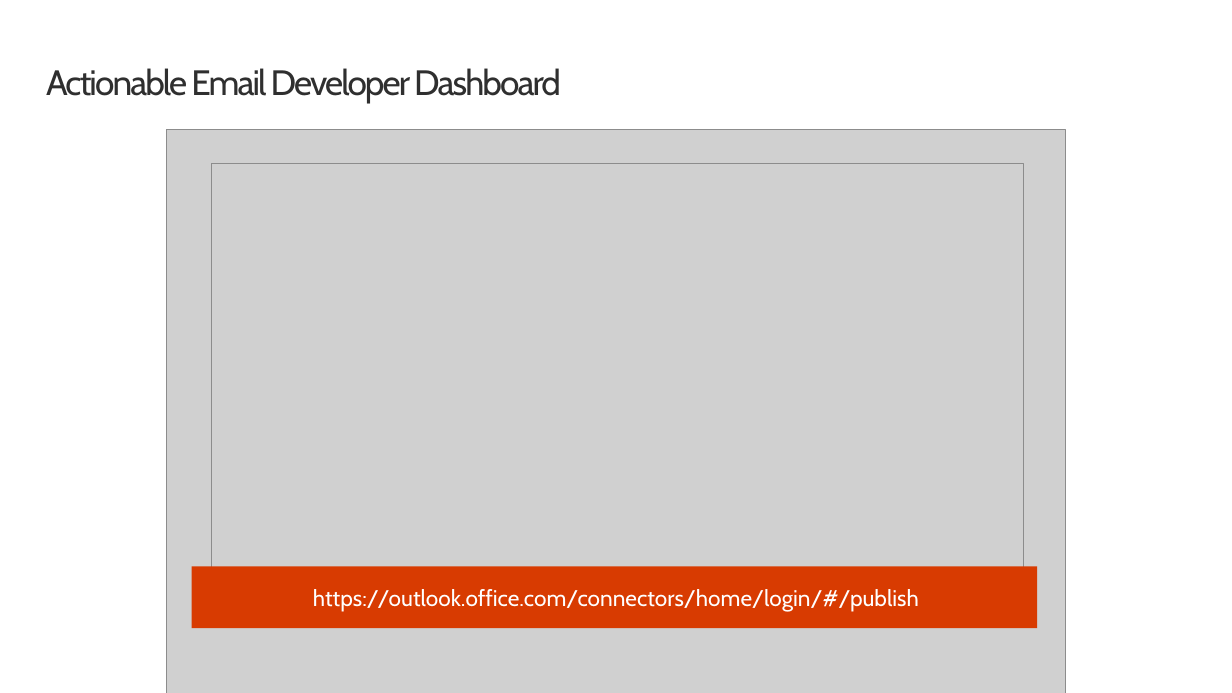
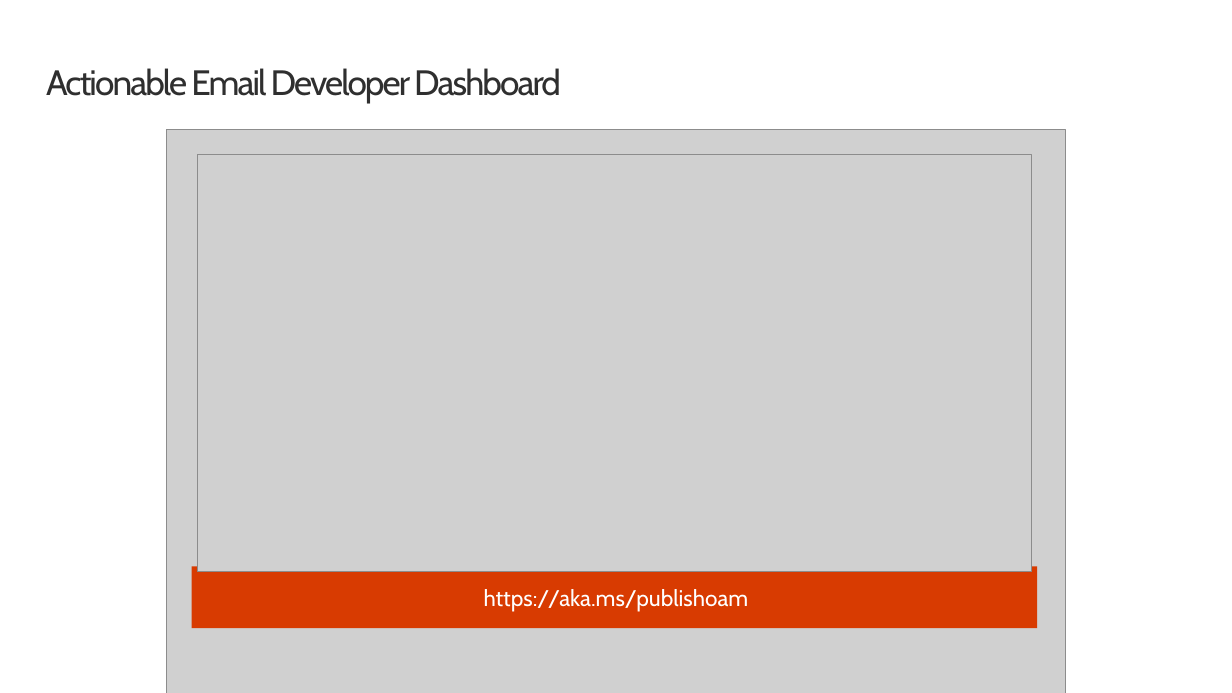
Before and after one commit to OfficeDev/TrainingContent, a slide deck: slide 3 of ConnectorActionableMsgs/03 Adaptive Cards/03 Handling Actions.pptx. Drawn at 1232x693 pixels with LibreOffice and Linux fonts; fonts in the diff are those of the drawing; grey boxes stand for pictures; background and template pictures are left out. Boxes give left, top, right and bottom in pixels: in the first picture for what was removed or moved away, otherwise in the second. Text is boxed around its words. In the diff, an @@ line names an element or a change of style, - is before the commit and + after.

Commit message:
Update Actionable Email Dashboard screenshot and url

```diff
--- a/ConnectorActionableMsgs/03 Adaptive Cards/03 Handling Actions.pptx
+++ b/ConnectorActionableMsgs/03 Adaptive Cards/03 Handling Actions.pptx
@@ picture added at (197, 154, 1031, 572) @@
@@ text at (484, 589, 749, 612): text changed @@
-https://outlook.office.com/connectors/home/login/#/publish
+https://aka.ms/publishoam
```
Also in this commit, not shown: 3 other slides changed.
